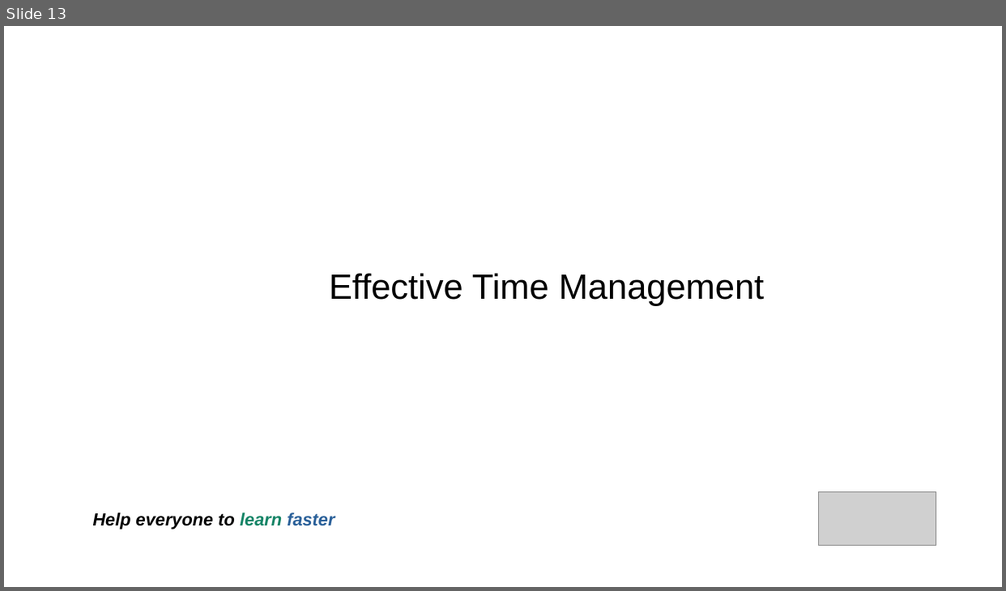
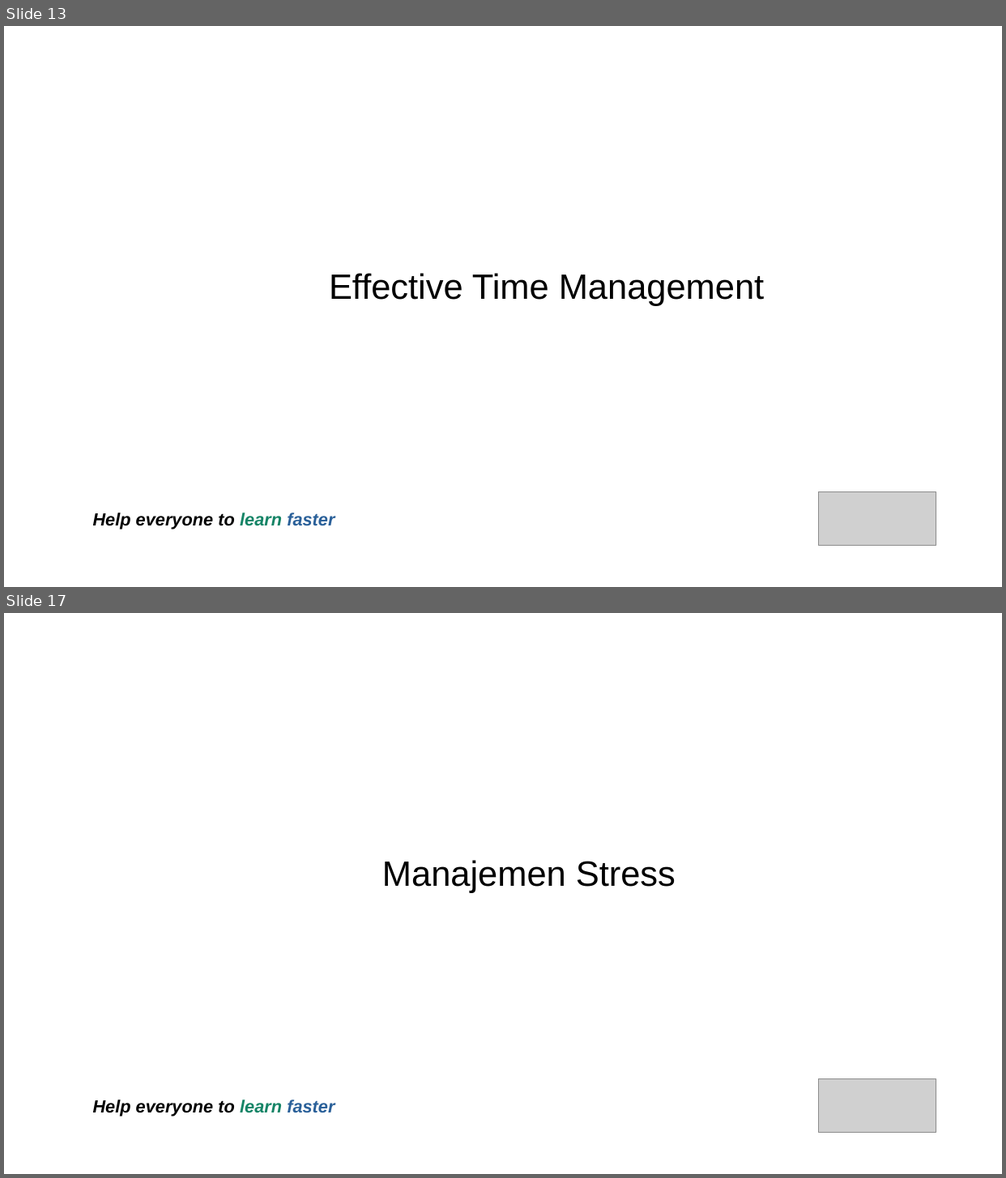
Before and after one commit to jejaksaid/course-flc, a slide deck: time-and-stress-management/sllide.odp. Shown one above the other, each under a label of ours: slide 13 before the commit, slides 13 and 17 after it; the slides between them are not shown. The pictures are 1006x591 and 1006x1178 pixels, drawn with LibreOffice and Linux fonts; fonts in the diff are those of the drawing; grey boxes stand for pictures; background and template pictures are left out. Boxes give left, top, right and bottom in pixels: in the first picture for what was removed or moved away, otherwise in the second. Text is boxed around its words. In the diff, an @@ line names an element or a change of style, - is before the commit and + after.

```diff
--- a/time-and-stress-management/sllide.odp
+++ b/time-and-stress-management/sllide.odp
@@ slide 17 added at (x1=4, y1=613, x2=1002, y2=1174), background picture (left out) @@
@@ text added at (x1=382, y1=860, x2=675, y2=893), 28 pt, text #000000 @@
+Manajemen Stress
@@ picture added at (x1=819, y1=1080, x2=936, y2=1134) @@
@@ text added at (x1=93, y1=1100, x2=334, y2=1116), 14 pt, text #000000, bold, italic @@
+Help everyone to learn faster
```
Also in this commit, not shown: 7 other slides added, 2 other files.
